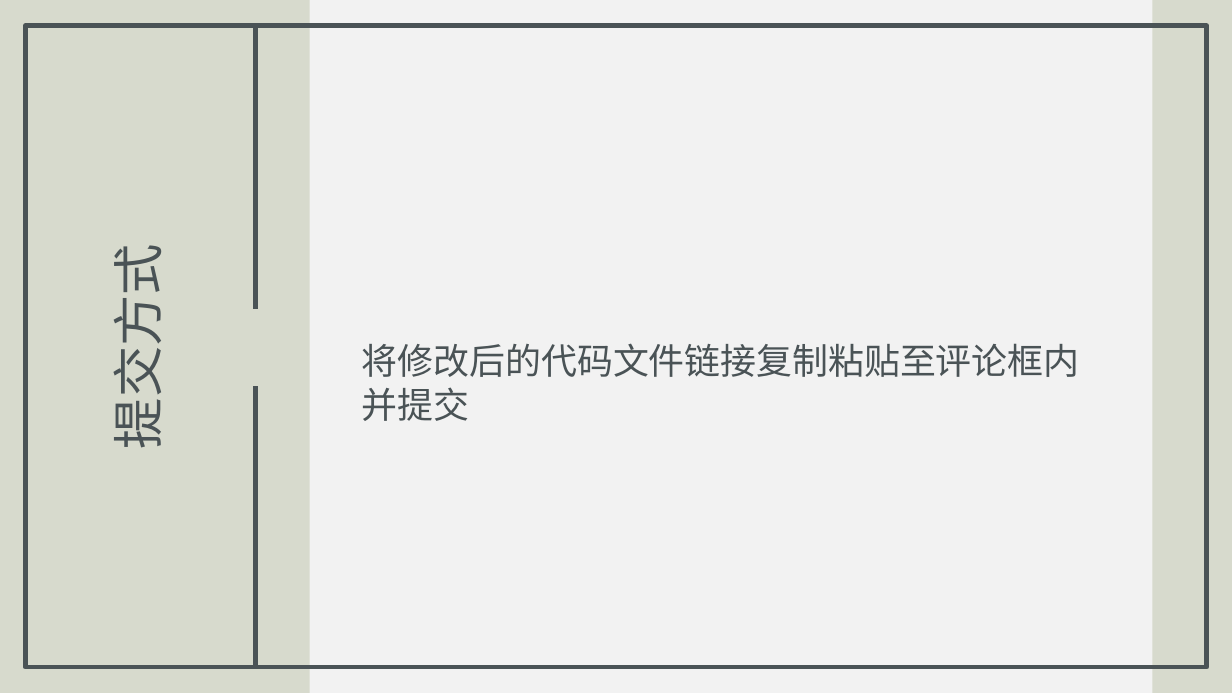
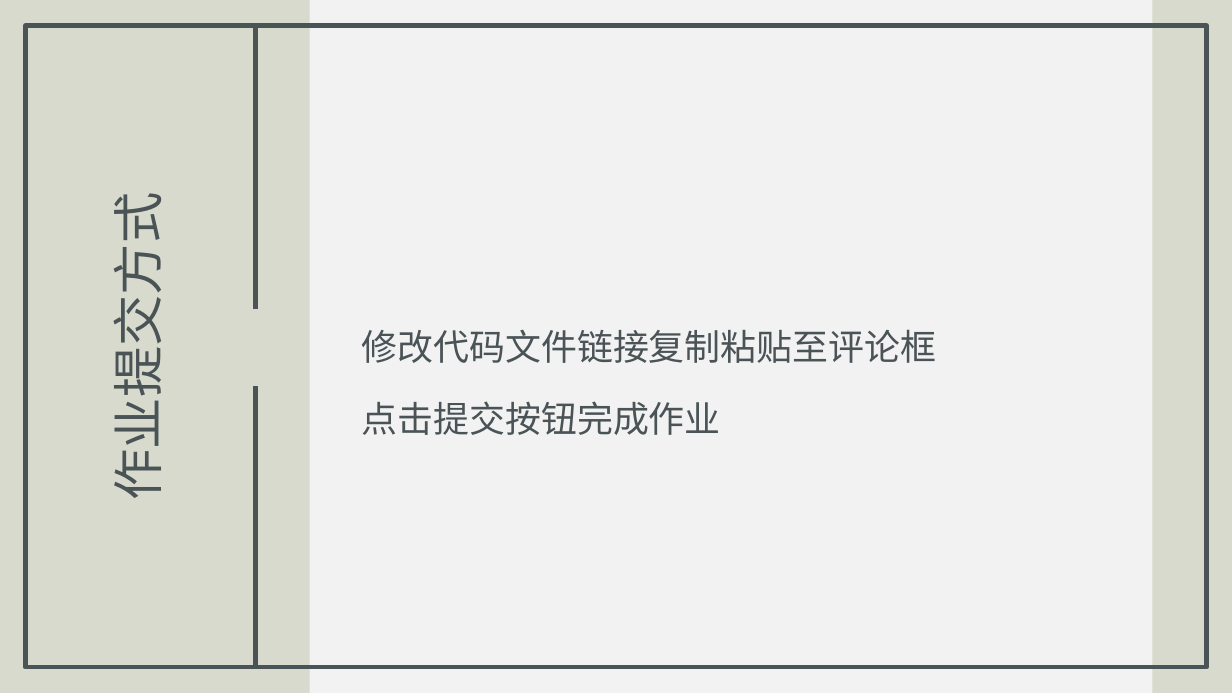
Before and after one commit to PFNOW/ChatPPT, a slide deck: slide 6 of src/outputs/第五次作业.pptx (slide 7 before the commit). Drawn at 1232x693 pixels with LibreOffice and Linux fonts; fonts in the diff are those of the drawing. Boxes give left, top, right and bottom in pixels: in the first picture for what was removed or moved away, otherwise in the second. Text is boxed around its words. In the diff, an @@ line names an element or a change of style, - is before the commit and + after.

```diff
--- a/src/outputs/第五次作业.pptx
+++ b/src/outputs/第五次作业.pptx
@@ title at box(97, 223, 171, 491): text changed @@
-提交方式
+作业提交方式
@@ text at box(362, 329, 936, 435): text changed @@
-将修改后的代码文件链接复制粘贴至评论框内并提交
+修改代码文件链接复制粘贴至评论框
+点击提交按钮完成作业
```
Also in this commit, not shown: 4 other slides changed, 1 slide removed, 5 other files.
